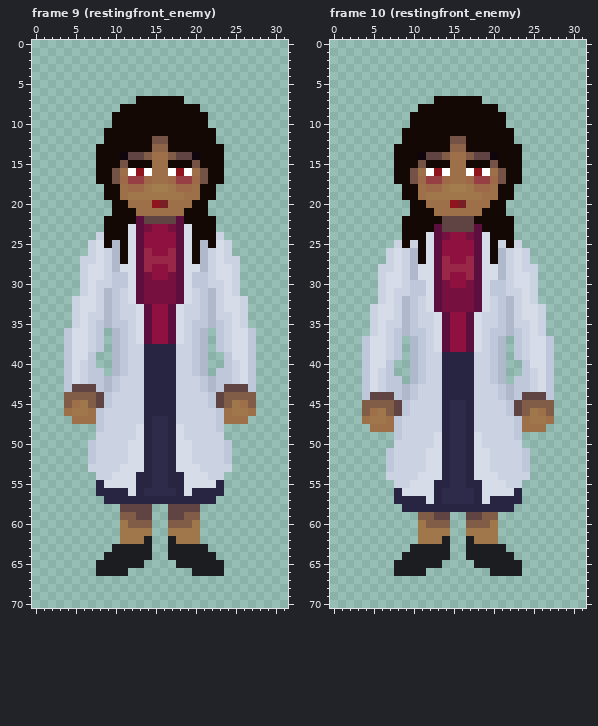
Two versions of one pixel-art file, Assets/Art/Sprites/Enemies/Enemy_Researcher_sprite.aseprite. This is how it looked before the edit.
32x71 pixels, 32 frames. Colours within 5 levels of each other are drawn and written as one. Shown: frame 9 (restingfront_enemy), frame 10 (restingfront_enemy). The commit also changed other frames, which this record leaves out.
And afterwards:
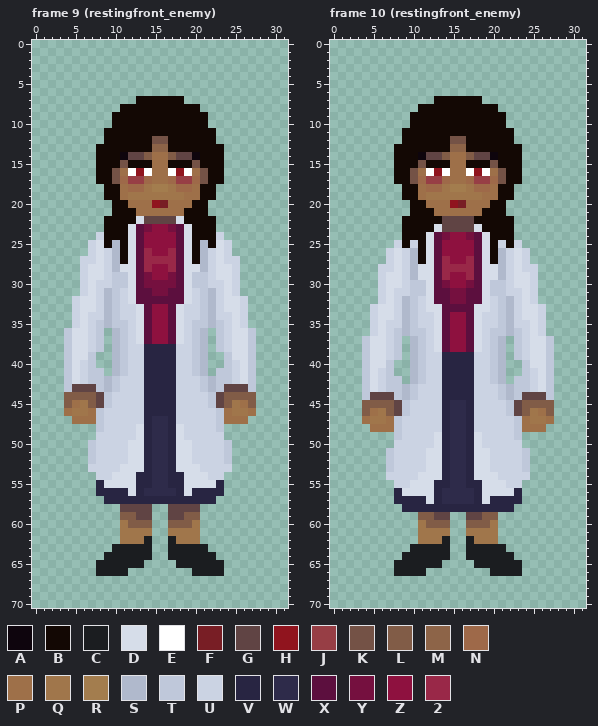
Palette (. is transparent): A #0e050d  B #130804  C #1b1d20  D #d6dde9  E #ffffff  F #781e25  G #604444  H #90141e  J #973e45  K #745246  L #815c47  M #8d6448  N #9e6949  P #9e7049  Q #a0764b  R #a37d4e  S #b0b9cc  T #bfc8da  U #cbd3e3  V #282542  W #2e2b4a  X #5c0f3e  Y #75103f  Z #8e113f  2 #992848
The exact change:
Frame 9 (restingfront_enemy), layer "frontarm":
Colour D replaces colour X in row 22 at x 13 and 18.
Colour X replaces colour Y in row 31 at x 14 and 17; in row 32 at x 14 to 17.
Frame 10 (restingfront_enemy), layer "frontarm":
Colour D replaces colour X in row 23 at x 13 and 18; in row 33 at x 13 and 18.
Colour X replaces colour Y in rows 31 to 32 at x 14 and 17; in row 33 at x 14 to 17.
Changed places in both pictures, as pixel boxes (x1, y1, x2, y2):
changed: (136, 216, 144, 224)
changed: (176, 216, 184, 224)
changed: (144, 288, 176, 304)
changed: (434, 224, 442, 232)
changed: (474, 224, 482, 232)
changed: (434, 288, 482, 312)
